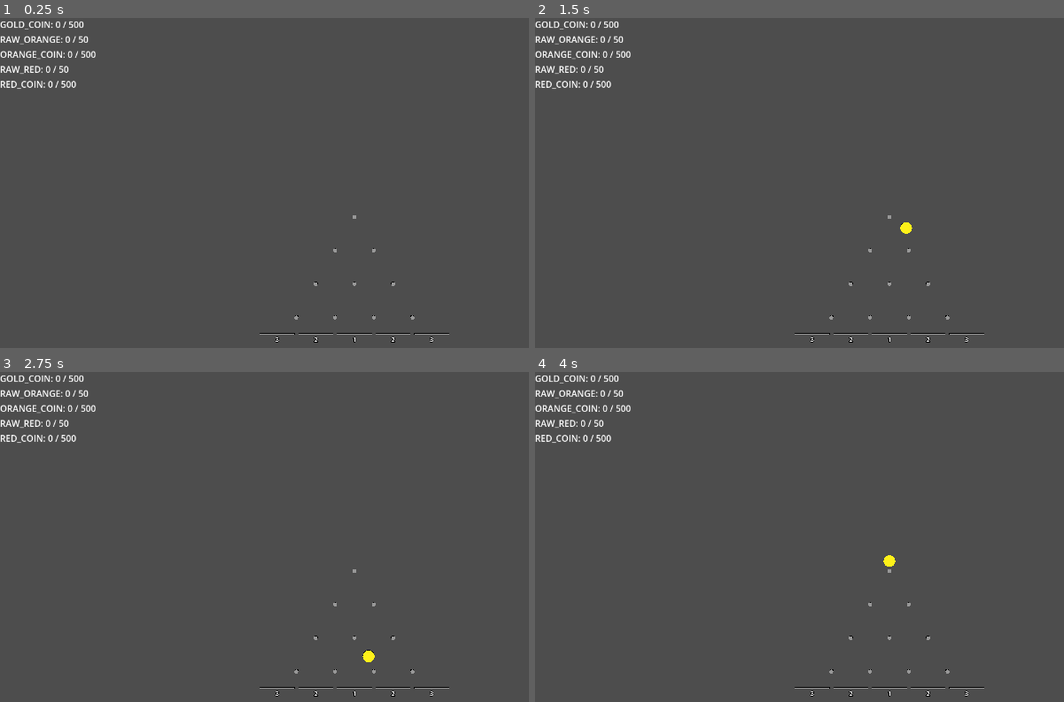
Above: before the commit, frames 1-4 (two rows, left to right).
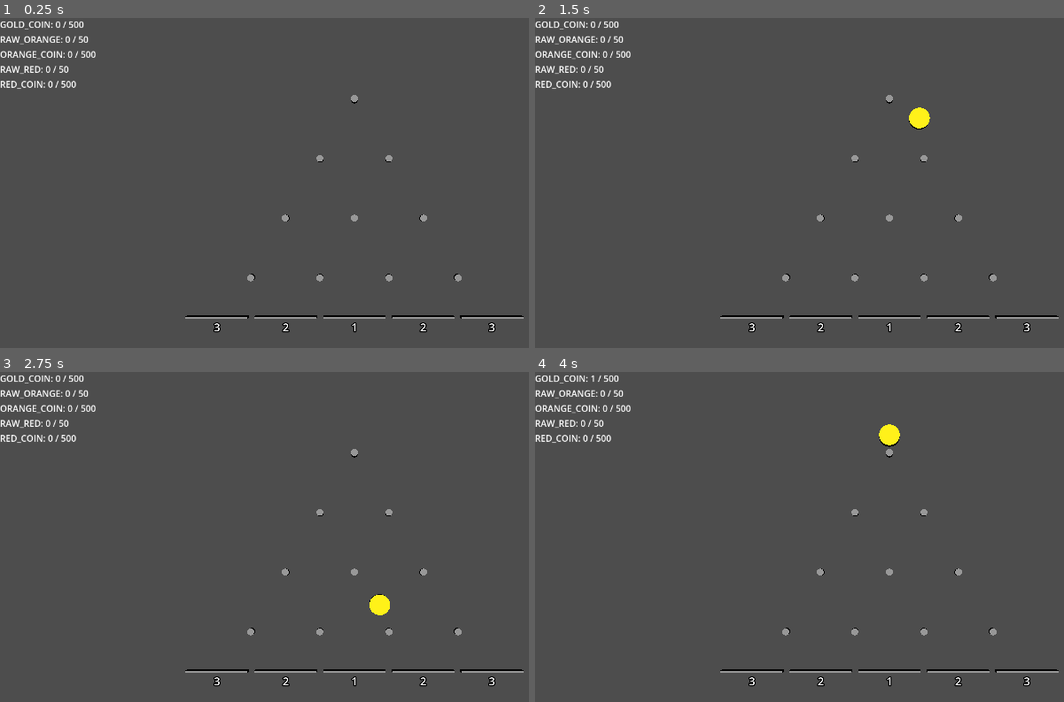
Above: after the commit, the same moments.

Repository: kjbrown-sandbox/pleenko
Game: Godot game, scene res://entities/main/main.tscn
Two runs of this game, one before a commit and one after it. Both use one fixed random seed, a clock stepped at 60 frames per second and the inputs below.
Inputs (mouse positions are in pixels of both pictures, inside the frame that each line leads up to):
- Up to frame 1 (0.25 s): no input
- Up to frame 2 (1.5 s): tap Enter at 0.5 s; move the mouse to (1042, 196) at 0.52 s; hold Right 0.53-1.28 s; hold Space (drop_coin) 0.53-1.28 s; click (1042, 196) at 0.67 s; move the mouse to (746, 235) at 1.27 s; hold Left from 1.28 s (still down); tap 1 (drop_unrefined) at 1.35 s
- Up to frame 3 (2.75 s): move the mouse to (423, 484) at 2.02 s; release Left at 2.03 s; hold Right from 2.03 s (still down); tap P at 2.1 s
- Up to frame 4 (4 s): move the mouse to (852, 649) at 2.77 s; tap U at 2.85 s; click (852, 649) at 2.92 s; tap Space (drop_coin) at 3.5 s; move the mouse to (outside the picture) at 3.52 s; release Right at 3.53 s; hold Left from 3.53 s (still down); hold Space (drop_coin) from 3.53 s (still down)

The runs differ from the first frame. In frame 1, 1.3% of the frame differs, in the area x 35-99%, y 23-99%; in frame 2, 1.6%; in frame 3, 1.5%; in frame 4, 1.6%, in the area x 10-99%, y 1-99%.

Commit message:
Coins can now be DROPPED YEAAAH

Diff:
--- a/autoloads/currency_manager/currency_manager.gd
+++ b/autoloads/currency_manager/currency_manager.gd
@@ -1,6 +1,6 @@
 extends Node
 
-signal currency_changed(type: Enums.CurrencyType, new_balance: int, cap: int)
+signal currency_changed(type: Enums.CurrencyType, new_balance: int, new_cap: int)
 
 var balances: Dictionary[Enums.CurrencyType, int] = {}
 var caps: Dictionary[Enums.CurrencyType, int] = {}
--- a/entities/bucket/bucket.gd
+++ b/entities/bucket/bucket.gd
@@ -1,3 +1,4 @@
+class_name Bucket
 extends Node3D
 
 @export var value: int = 0:
--- a/entities/coin/coin.gd
+++ b/entities/coin/coin.gd
@@ -1,3 +1,4 @@
+class_name Coin
 extends Node3D
 
 @export var fall_time: float = 0.5
@@ -21,7 +22,7 @@
 
 func _bounce_or_despawn() -> void:
 	if position.y < board.buckets_container.position.y + 0.5:
-		queue_free()
+		board.on_coin_landed(self)
 	else:
 		var x_tween: Tween = create_tween()
 		var direction = 1 if randf() < 0.5 else -1
--- a/entities/main/coin_values.gd
+++ b/entities/main/coin_values.gd
@@ -6,6 +6,14 @@
       label.name = str(currency_type)
       var amount = CurrencyManager.get_balance(currency_type)
       var cap = CurrencyManager.get_cap(currency_type)
-      var name = Enums.CurrencyType.keys()[currency_type]
-      label.text = "%s: %d / %d" % [name, amount, cap]
+      var coin_name = Enums.CurrencyType.keys()[currency_type]
+      label.text = "%s: %d / %d" % [coin_name, amount, cap]
       add_child(label)
+
+   CurrencyManager.currency_changed.connect(_on_currency_changed)
+
+
+func _on_currency_changed(type: Enums.CurrencyType, new_balance: int, cap: int) -> void:
+   var label = get_node(str(type)) as Label
+   var coin_name = Enums.CurrencyType.keys()[type]
+   label.text = "%s: %d / %d" % [coin_name, new_balance, cap]
--- a/entities/main/main.tscn
+++ b/entities/main/main.tscn
@@ -6,7 +6,7 @@
 [node name="Main" type="Node3D" unique_id=441209692]
 
 [node name="Camera3D" type="Camera3D" parent="." unique_id=767305011]
-transform = Transform3D(1, 0, 0, 0, 1, 0, 0, 0, 1, 2.08165e-12, 2.08165e-12, 6.73046)
+transform = Transform3D(1, 0, 0, 0, 1, 0, 0, 0, 1, 2.08165e-12, -1.7165763, 3.7811632)
 
 [node name="PlinkoBoard" parent="." unique_id=455905067 instance=ExtResource("1_kykwc")]
 num_rows = 4
--- a/entities/plinko_board/plinko_board.gd
+++ b/entities/plinko_board/plinko_board.gd
@@ -39,6 +39,17 @@
 	can_drop = false
 	get_tree().create_timer(1.0).timeout.connect(func(): can_drop = true)
 
+func on_coin_landed(coin: Coin) -> void:
+	var bucket = get_nearest_bucket(coin.global_position.x)
+	CurrencyManager.add(Enums.CurrencyType.GOLD_COIN, bucket.value)
+	coin.queue_free()
+
+func get_nearest_bucket(x_position: float) -> Bucket:
+	for bucket in buckets_container.get_children():
+		if abs(bucket.global_position.x - x_position) < 0.5:
+			return bucket
+	return buckets_container.get_children()[0]
+
 func build_board() -> void:
 	for child in pegs_container.get_children():
 		child.queue_free()
@@ -58,7 +69,7 @@
 
 	var num_buckets = num_rows + 1
 	var bucket_x_offset = -space_between_pegs * (num_buckets - 1) / 2
-	var bucket_y_offset = -vertical_spacing * num_rows + vertical_spacing / 2
+	var bucket_y_offset = -vertical_spacing * num_rows + (vertical_spacing / 3)
 	buckets_container.position = Vector3(bucket_x_offset, bucket_y_offset, 0)
 	for i in range(num_buckets):
 		var bucket = BucketScene.instantiate()
